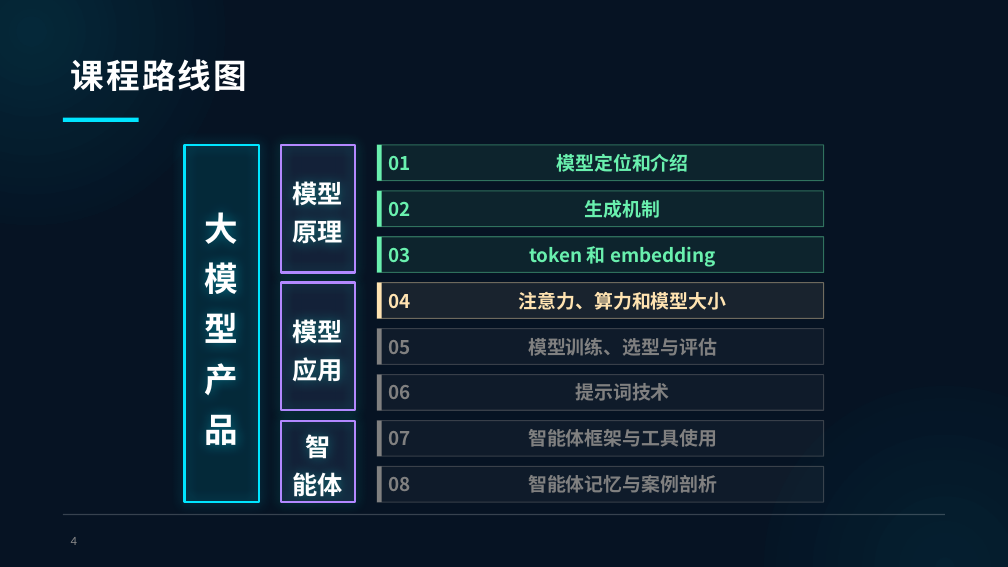
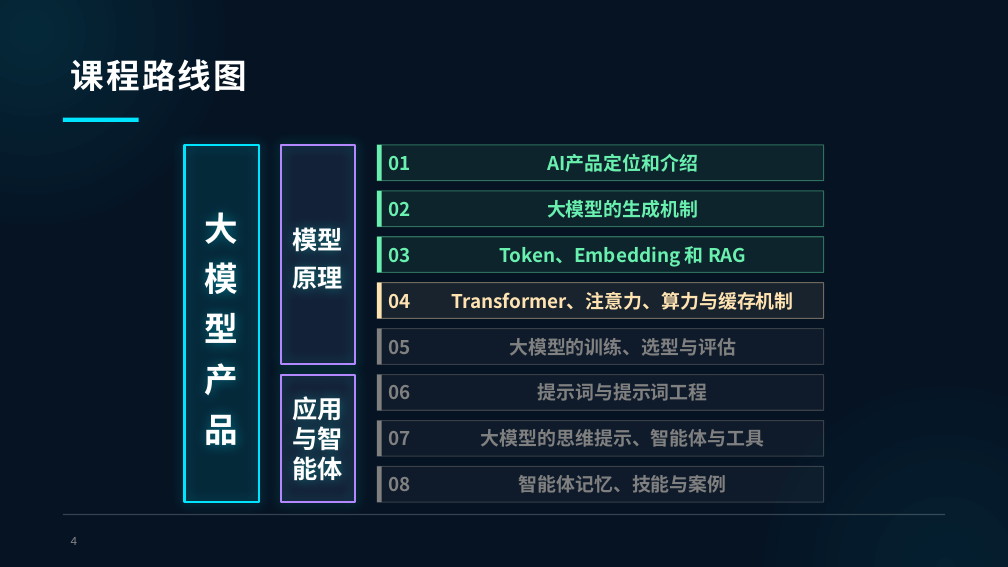
Before and after one commit to TramsWang/Intro2AITechs, a slide deck: slide 4 of 1-基础通识部分/第4课.pptx. Drawn at 1008x567 pixels with LibreOffice and Linux fonts; fonts in the diff are those of the drawing; background and template pictures are left out. Boxes give left, top, right and bottom in pixels: in the first picture for what was removed or moved away, otherwise in the second. Text is boxed around its words. In the diff, an @@ line names an element or a change of style, - is before the commit and + after.

Commit message:
调整课程路线图的分课内容概括

```diff
--- a/1-基础通识部分/第4课.pptx
+++ b/1-基础通识部分/第4课.pptx
@@ rounded rectangle "模型": place and size @@
-rounded rectangle "模型" at (281, 145, 355, 273)
+rounded rectangle "模型" at (281, 145, 355, 364)
@@ text at (547, 154, 698, 172): text changed @@
-模型定位和介绍
+AI产品定位和介绍
@@ text at (547, 200, 698, 218): text changed @@
-生成机制
+大模型的生成机制
@@ text at (499, 246, 746, 267): text changed @@
-token 和 embedding
+Token、Embedding 和 RAG
@@ rounded rectangle removed at (281, 283, 355, 411) @@
-模型
-应用
@@ text at (452, 292, 794, 310): text changed @@
-注意力、算力和模型大小
+Transformer、注意力、算力与缓存机制
@@ text at (509, 338, 736, 356): text changed @@
-模型训练、选型与评估
+大模型的训练、选型与评估
@@ rounded rectangle "应用": place and size @@
-rounded rectangle "应用" at (281, 420, 355, 502)
+rounded rectangle "应用" at (281, 374, 355, 502)
@@ text at (538, 383, 708, 401): text changed @@
-提示词技术
+提示词与提示词工程
@@ text in rounded rectangle at (293, 396, 343, 451): text changed @@
-智
+应用
+与智
@@ text at (481, 429, 764, 447): text changed @@
-智能体框架与工具使用
+大模型的思维提示、智能体与工具
@@ text in rounded rectangle at (293, 456, 343, 481): line spacing 1.25 to 1 @@
@@ text at (519, 475, 727, 493): text changed @@
-智能体记忆与案例剖析
+智能体记忆、技能与案例
```
Also in this commit, not shown: 6 other files.
